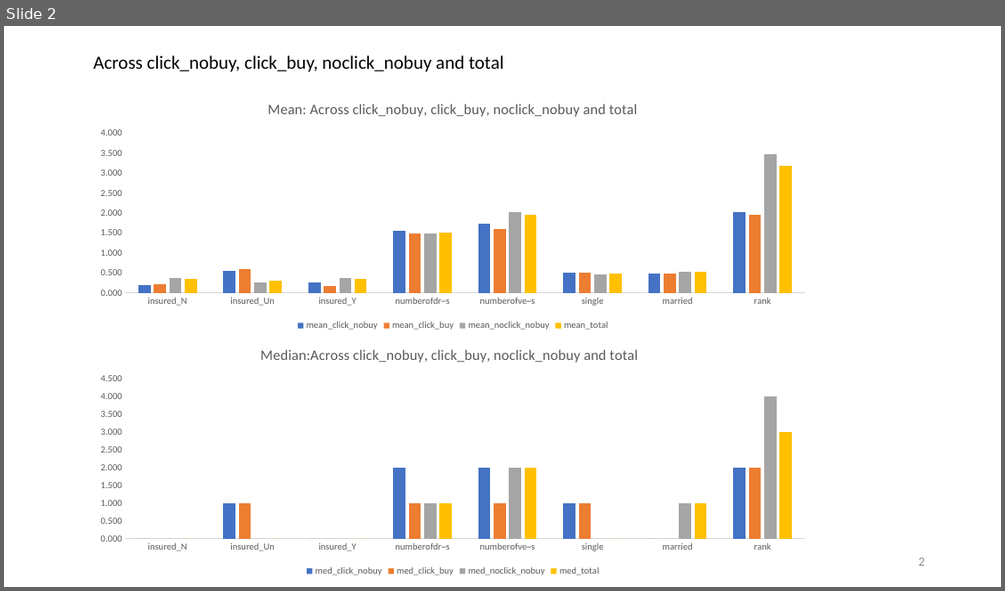
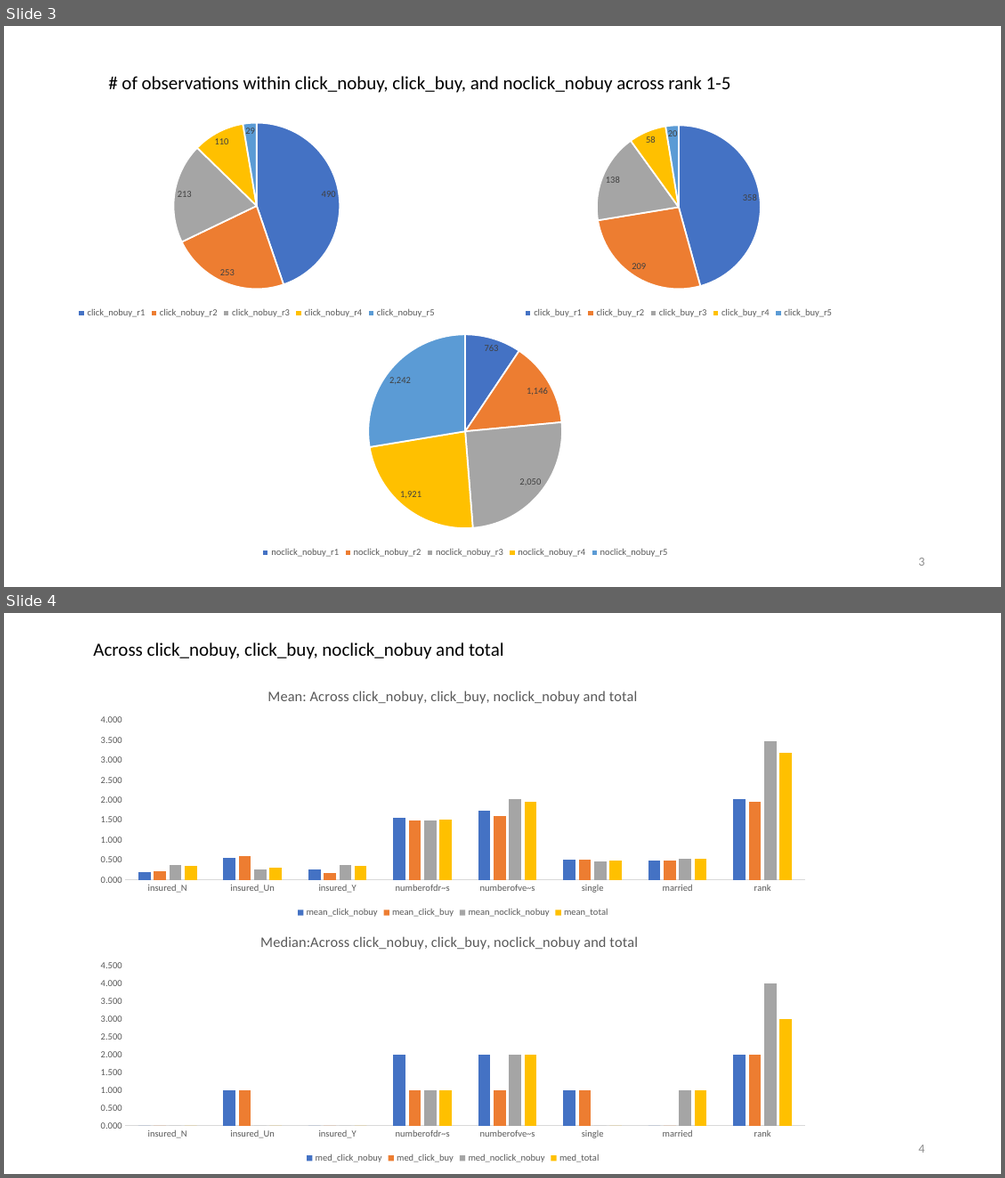
Before and after one commit to SiddharthaSBora/bootcamp-project, a slide deck: 1-analysis/RootInsurance_Qi.pptx. Shown one above the other, each under a label of ours: slide 2 before the commit, slides 3 and 4 after it. The pictures are 1005x591 and 1005x1178 pixels, drawn with LibreOffice and Linux fonts; fonts in the diff are those of the drawing. Boxes give left, top, right and bottom in pixels: in the first picture for what was removed or moved away, otherwise in the second. Text is boxed around its words. In the diff, an @@ line names an element or a change of style, - is before the commit and + after.

```diff
--- a/1-analysis/RootInsurance_Qi.pptx
+++ b/1-analysis/RootInsurance_Qi.pptx
@@ slide 3 added at box(4, 26, 1001, 587), background #FFFFFF @@
@@ text added at box(121, 76, 731, 93), 18 pt, text #000000 @@
+# of observations within click_nobuy, click_buy, and noclick_nobuy across rank 1-5
@@ pie chart added at box(58, 97, 455, 321) @@
+categories: click_nobuy_r1, click_nobuy_r2, click_nobuy_r3, click_nobuy_r4, click_nobuy_r5
+Series 1: 490, 253, 213, 110, 29
@@ pie chart added at box(455, 100, 902, 322) @@
+categories: click_buy_r1, click_buy_r2, click_buy_r3, click_buy_r4, click_buy_r5
+Series 1: 358, 209, 138, 58, 20
@@ pie chart added at box(203, 324, 727, 562) @@
+categories: noclick_nobuy_r1, noclick_nobuy_r2, noclick_nobuy_r3, noclick_nobuy_r4, noclick_nobuy_r5
+Series 1: 763, 1146, 2050, 1921, 2242
@@ page number added at box(918, 557, 924, 565), 12 pt, text #8C8C8C @@
+3
@@ what was slide 2 is now slide 4 @@
@@ page number at box(918, 1144, 924, 1152): text changed @@
-2
+4
```
Also in this commit, not shown: 1 other slide added.
